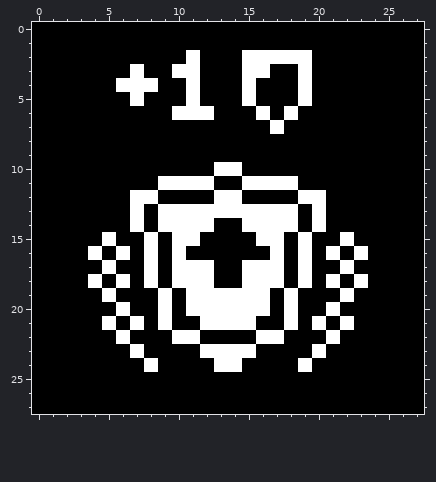
A pixel-art sprite gets an edit: src/images/event/Card_Shield.png. This is how it looked before the edit.
The file is 28x28 pixels.
And afterwards:
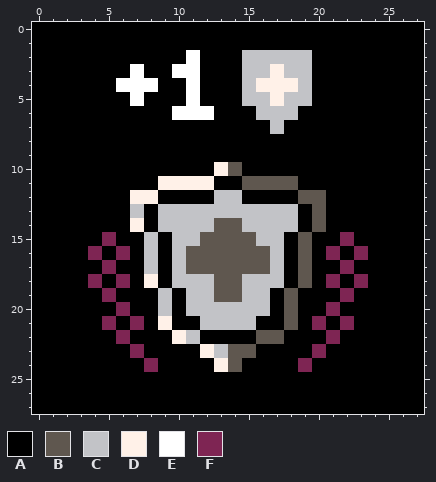
Palette (. is transparent): A #000000  B #5f574f  C #c2c3c7  D #fff1e8  E #ffffff  F #7e2553
From old to new:
y 2: x 15..19 EEEEE -> CCCCC
y 3: x 15..19 EEAAE -> CCDCC
y 4: x 15..19 EAAAE -> CDDDC
y 5: x 15..19 EAAAE -> CCDCC
y 6: x 16..18 EAE -> CCC
y 7: x 17 E -> C
y 10: x 13..14 EE -> DB
y 11: x 9..12 EEEE -> DDDD; x 15..18 EEEE -> BBBB
y 12: x 7..8 EE -> DD; x 13..14 EE -> CC; x 19..20 EE -> BB
y 13: x 7 E -> C; x 9..18 EEEEEEEEEE -> CCCCCCCCCC; x 20 E -> B
y 14: x 7 E -> D; x 9..18 EEEEAAEEEE -> CCCCBBCCCC; x 20 E -> B
y 15: x 5 E -> F; x 8 E -> C; x 10..17 EEAAAAEE -> CCBBBBCC; x 19 E -> B; x 22 E -> F
y 16: x 4 E -> F; x 6 E -> F; x 8 E -> C; x 10..17 EAAAAAAE -> CBBBBBBC; x 19 E -> B; x 21 E -> F; x 23 E -> F
y 17: x 5 E -> F; x 8 E -> C; x 10..17 EEEAAEEE -> CBBBBBBC; x 19 E -> B; x 22 E -> F
y 18: x 4 E -> F; x 6 E -> F; x 8 E -> D; x 10..17 EEEAAEEE -> CCCBBCCC; x 19 E -> B; x 21 E -> F; x 23 E -> F
y 19: x 5 E -> F; x 9 E -> C; x 11..16 EEEEEE -> CCBBCC; x 18 E -> B; x 22 E -> F
y 20: x 6 E -> F; x 9 E -> C; x 11..16 EEEEEE -> CCCCCC; x 18 E -> B; x 21 E -> F
y 21: x 5 E -> F; x 7 E -> F; x 9 E -> D; x 12..15 EEEE -> CCCC; x 18 E -> B; x 20 E -> F; x 22 E -> F
y 22: x 6 E -> F; x 10..11 EE -> DC; x 16..17 EE -> BB; x 21 E -> F
y 23: x 7 E -> F; x 12..15 EEEE -> DCBB; x 20 E -> F
y 24: x 8 E -> F; x 13..14 EE -> DB; x 19 E -> F
